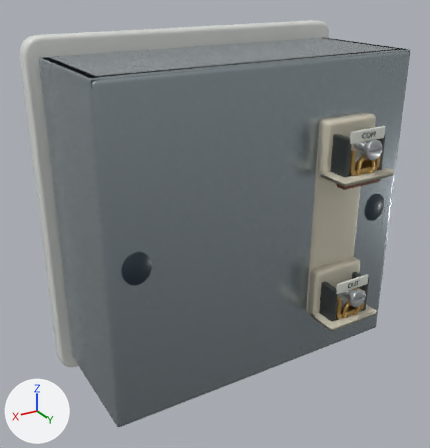
The glTF model lab/public/models/switch_gang-module-left.glb as it was, and as the next commit left it.
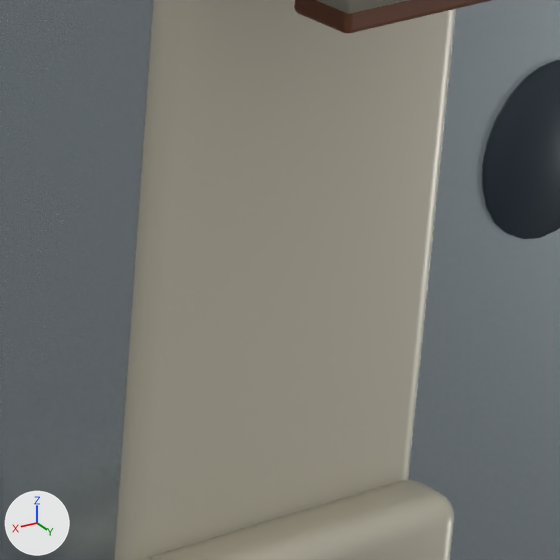
The first picture shows the older version from a 50 mm camera at (1.09, 1.42, 1.296) aimed at (0.279, 0.069, 0.621). The close-ups show the older and then the newer version on the part from 68% to 88% of the width and 41% to 60% of the height of that picture. Only the edits that show in the close-ups are written down. Arrows for +X, +Y and +Z are at lower left; the lights stay in place. Where no turn or scale is listed for an object, it has been applied to the vertices.

The first close-up shows 'Moulded conductor identification', 'part:body · Original 2a8198d3', 'part:body · Original a463fd81', 'part:terminals · Original 5a609f27'.
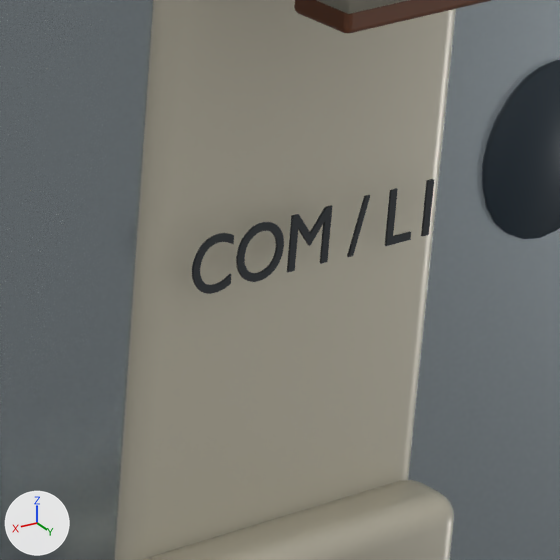
Changed parts and their boxes (x1, y1, x2, y2) in the close-ups (560 x 560 px):
'mark:COM / L1', added
    after: (192, 179, 434, 294)

The change, as a diff of the scene's bpy script:
```diff
--- a/lab/public/models/switch_gang-module-left.glb.py
+++ b/lab/public/models/switch_gang-module-left.glb.py
@@ mat_graphite_service_markings @@
+mat_graphite_service_markings = principled_material('Graphite service markings')
+mat_graphite_service_markings.base_color = (0.018, 0.025, 0.031)  # dark grey #242c31
+mat_graphite_service_markings.roughness = 0.6
+mat_graphite_service_markings.coat_weight = 0.15
+mat_graphite_service_markings.coat_roughness = 0.25
@@ me_moulded_marking_1 @@
+me_moulded_marking_1.from_pydata(...)  # 2676 vertices, 5332 faces; spans x -0.0634..0.0685, y -0.0006..0.0006, z -0.0116..0.0147
+me_moulded_marking_1.materials.append(mat_graphite_service_markings)  # dark grey #242c31
@@ ob_mark_com___l1 @@
+ob_mark_com___l1 = bpy.data.objects.new('mark:COM / L1', me_moulded_marking_1)
+ob_mark_com___l1.location = (0.0, 0.2824, 0.6471)
```
